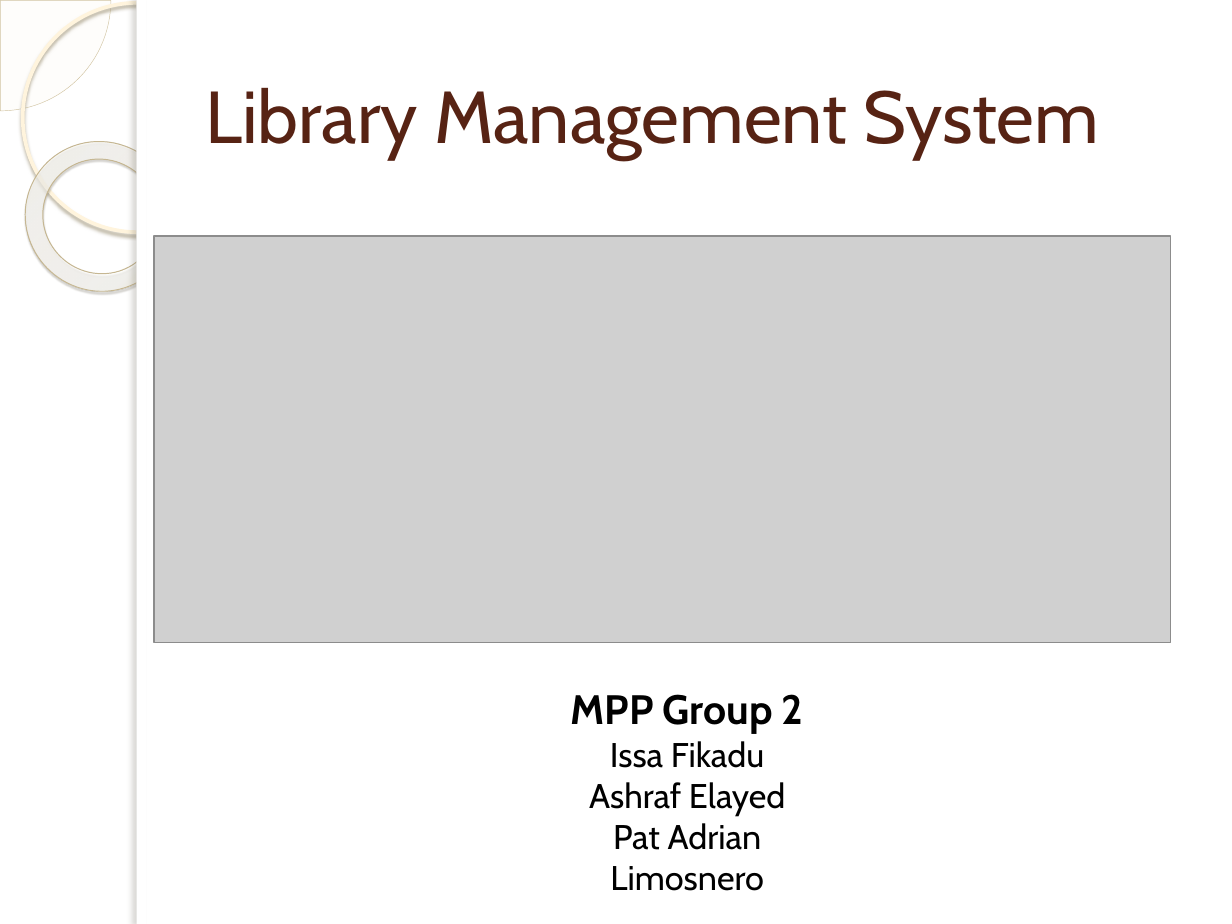
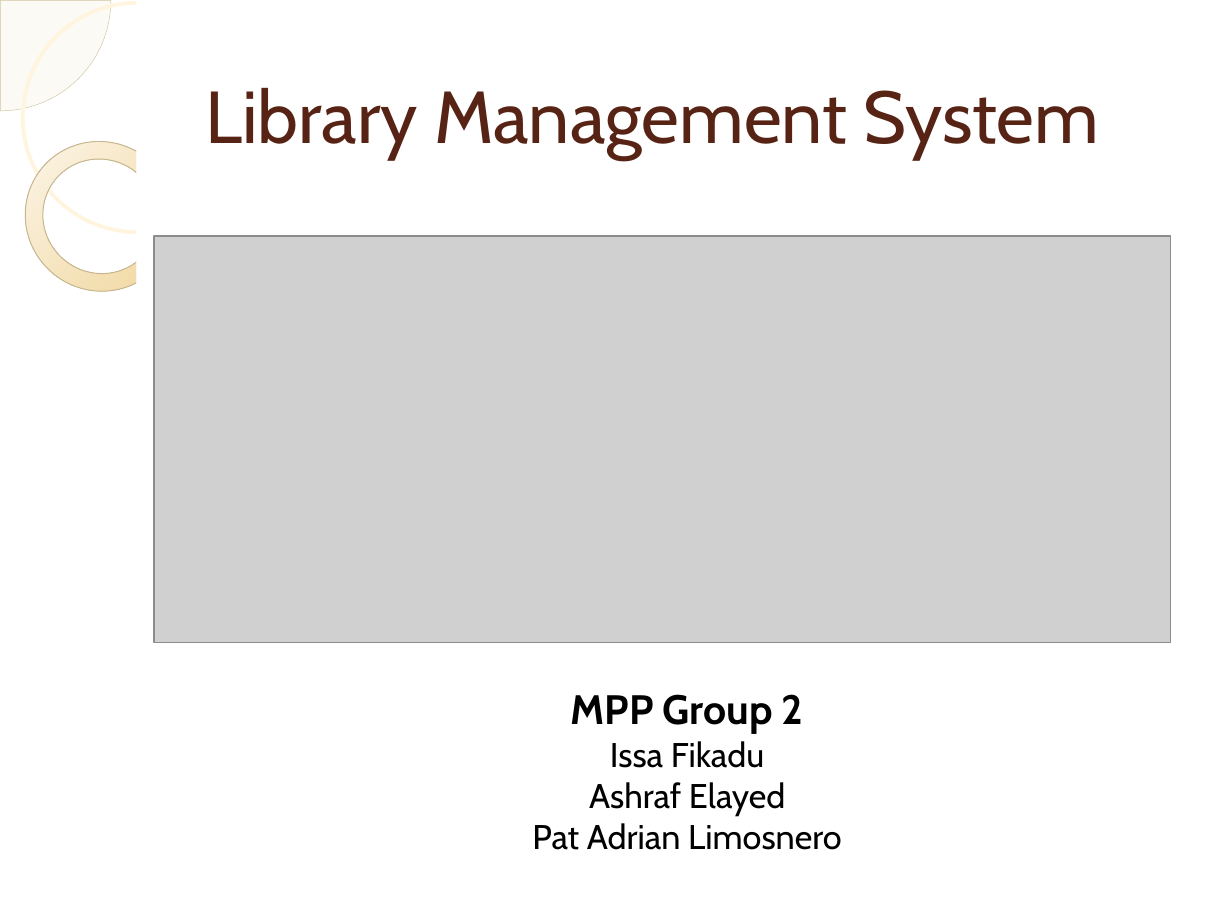
Before and after one commit to memiwo/library-management, a slide deck: slide 1 of docs/Library Management System.pptx. Drawn at 1232x924 pixels with LibreOffice and Linux fonts; fonts in the diff are those of the drawing; grey boxes stand for pictures; background and template pictures are left out. Boxes give left, top, right and bottom in pixels: in the first picture for what was removed or moved away, otherwise in the second. Text is boxed around its words. In the diff, an @@ line names an element or a change of style, - is before the commit and + after.

```diff
--- a/docs/Library Management System.pptx
+++ b/docs/Library Management System.pptx
@@ pie slice (boxed as its full ellipse) at (x1=0, y1=0, x2=111, y2=111): fill #FEFAF4 at 33% opacity to #FCFAF4; outline #D3C39F 0.25 pt to #D1C3A0 0.26 pt @@
@@ ellipse at (x1=22, y1=2, x2=251, y2=232): outline #FFF5DE 2.15 pt to #FFF4DD 2.15 pt; shadow off @@
@@ rectangle at (x1=137, y1=0, x2=147, y2=924): shadow off @@
@@ donut at (x1=0, y1=111, x2=206, y2=322): fill gradient #FFFCF6 to #FFFEFB to #F0D28E to gradient #FEFAF6 to #EED18E; outline #C7B893 0.58 pt to #C6B792 0.57 pt; shadow off @@
@@ text "MPP Group 2" rewrapped from (x1=571, y1=694, x2=804, y2=850) to (x1=532, y1=694, x2=842, y2=850) @@
```
Also in this commit, not shown: 14 other slides changed.
